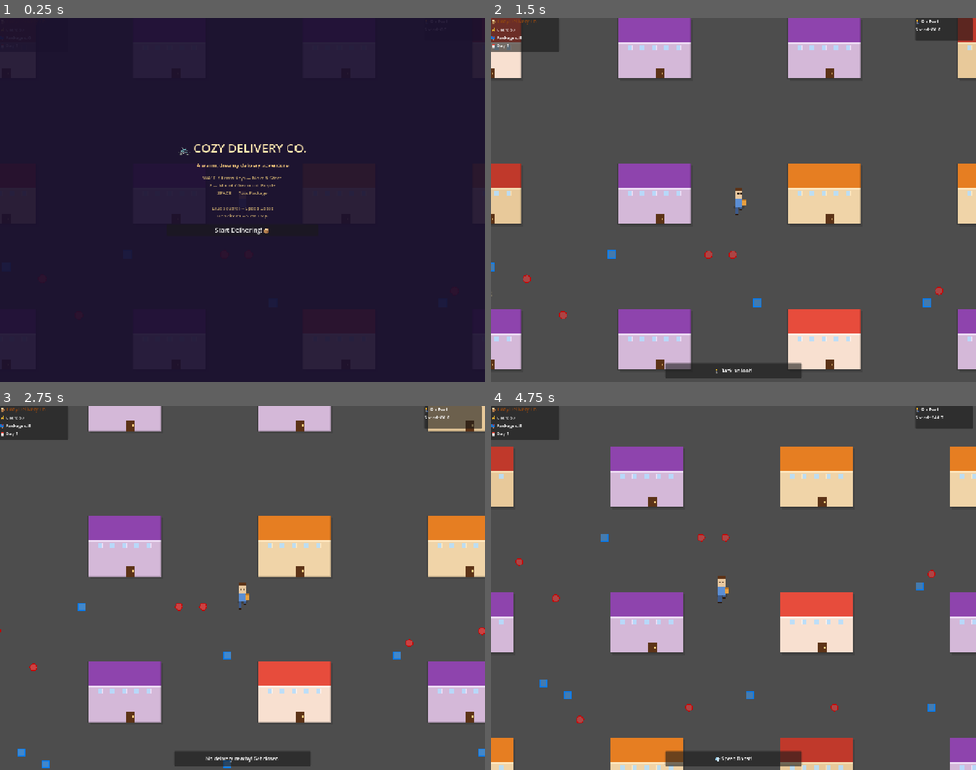
Above: before the commit, frames 1-4 (two rows, left to right).
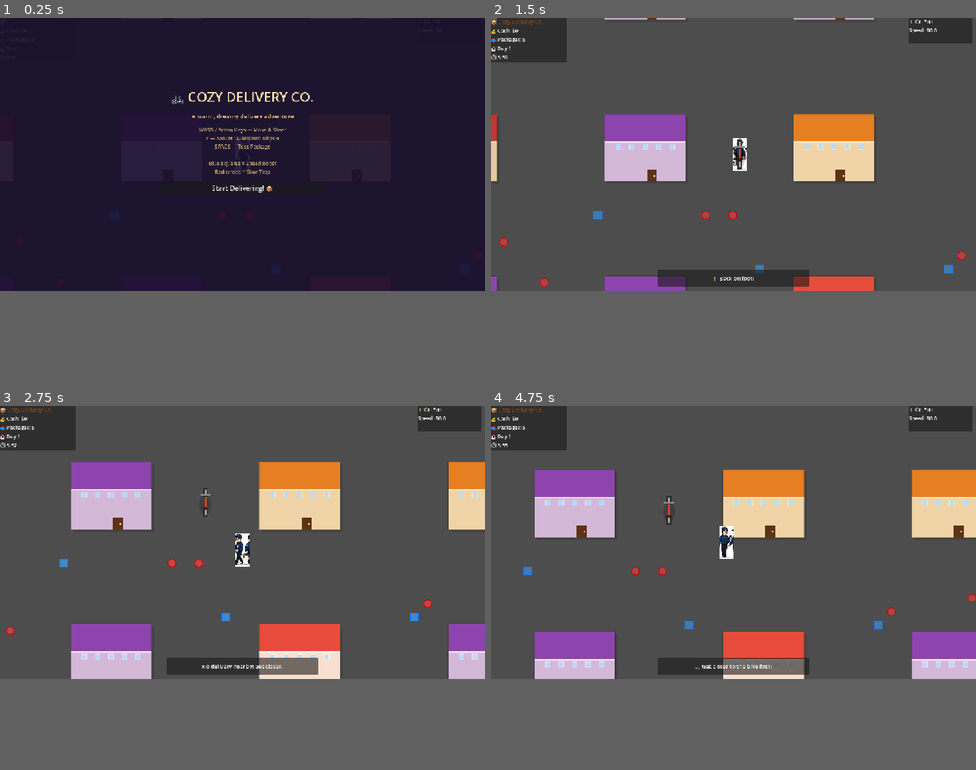
Above: after the commit, the same moments.

Repository: cursemonkey/specialdelivery
Game: Godot game, scene res://scenes/Main.tscn
Two runs of this game, one before a commit and one after it. Both use one fixed random seed, a clock stepped at 60 frames per second and the inputs below.
Inputs:
- Up to frame 1 (0.25 s): no input
- Up to frame 2 (1.5 s): click "Start Delivering! 📦" at 0.5 s; tap F (mount_bike) at 1.25 s; hold D (move_right) from 1.28 s (still down); hold F (mount_bike) from 1.28 s (still down)
- Up to frame 3 (2.75 s): release D (move_right) at 2.03 s; release F (mount_bike) at 2.03 s; hold S (move_down) from 2.03 s (still down); tap Space (throw_package) at 2.1 s
- Up to frame 4 (4.75 s): release S (move_down) at 2.78 s; hold D (move_right) 2.78-3.53 s; hold F (mount_bike) 2.78-3.53 s; hold W (move_up) 3.53-4.28 s; tap Space (throw_package) at 3.6 s; hold A (move_left) from 4.28 s (still down); hold F (mount_bike) from 4.28 s (still down)
In our replay, the window is 800x600 before the commit and 800x450 after it. These sizes can differ from the game's own. Grey fills any space a smaller window leaves; there, only what the larger window draws over its background counts as a difference.

The runs differ from the first frame. In frame 1, 1.7% of the frame differs, in the area x 32-68%, y 20-60%; in frame 2, 30%; in frame 3, 32%; in frame 4, 33%, in the area x 0-100%, y 0-100%.

Commit message:
Added player sprite, ESC key to quit

Diff:
--- a/project.godot
+++ b/project.godot
@@ -25,8 +25,7 @@
 
 [display]
 
-window/size/viewport_width=1280
-window/size/viewport_height=960
+window/size/mode=3
 window/stretch/mode="canvas_items"
 
 [input]
--- /dev/null
+++ b/scenes/Bike.tscn
@@ -0,0 +1,6 @@
+[gd_scene format=3 uid="uid://bike"]
+
+[ext_resource type="Script" path="res://scripts/ParkedBike.gd" id="1"]
+
+[node name="Bike" type="Node2D"]
+script = ExtResource("1")
--- a/scenes/HUD.tscn
+++ b/scenes/HUD.tscn
@@ -8,7 +8,7 @@
 [node name="Panel" type="PanelContainer" parent="."]
 anchors_preset = 0
 offset_right = 180
-offset_bottom = 90
+offset_bottom = 105
 
 [node name="VBox" type="VBoxContainer" parent="Panel"]
 layout_mode = 2
@@ -28,6 +28,10 @@
 
 [node name="DayLabel" type="Label" parent="Panel/VBox"]
 text = "📅 Day 1"
+theme_override_font_sizes/font_size = 12
+
+[node name="TimeLabel" type="Label" parent="Panel/VBox"]
+text = "⏱ 6:00"
 theme_override_font_sizes/font_size = 12
 
 [node name="StatusPanel" type="PanelContainer" parent="."]
@@ -67,7 +71,43 @@
 horizontal_alignment = 1
 theme_override_font_sizes/font_size = 13
 
+[node name="DayCompletePanel" type="PanelContainer" parent="."]
+anchor_left = 0.5
+anchor_top = 0.5
+anchor_right = 0.5
+anchor_bottom = 0.5
+offset_left = -160
+offset_top = -55
+offset_right = 160
+offset_bottom = 55
+visible = false
+
+[node name="VBox" type="VBoxContainer" parent="DayCompletePanel"]
+layout_mode = 2
+theme_override_constants/separation = 8
+
+[node name="BonusLabel" type="Label" parent="DayCompletePanel/VBox"]
+layout_mode = 2
+text = "🎉 All delivered!"
+horizontal_alignment = 1
+theme_override_font_sizes/font_size = 13
+
+[node name="ButtonRow" type="HBoxContainer" parent="DayCompletePanel/VBox"]
+layout_mode = 2
+alignment = 1
+theme_override_constants/separation = 12
+
+[node name="SkipButton" type="Button" parent="DayCompletePanel/VBox/ButtonRow"]
+text = "Next Day →"
+theme_override_font_sizes/font_size = 12
+
+[node name="ContinueButton" type="Button" parent="DayCompletePanel/VBox/ButtonRow"]
+text = "Keep Playing"
+theme_override_font_sizes/font_size = 12
+
 [node name="MessageTimer" type="Timer" parent="."]
 one_shot = true
 
 [connection signal="timeout" from="MessageTimer" to="." method="_on_msg_timer_timeout"]
+[connection signal="pressed" from="DayCompletePanel/VBox/ButtonRow/SkipButton" to="." method="_on_skip_day_pressed"]
+[connection signal="pressed" from="DayCompletePanel/VBox/ButtonRow/ContinueButton" to="." method="_on_continue_pressed"]
--- a/scenes/Main.tscn
+++ b/scenes/Main.tscn
@@ -9,6 +9,8 @@
 [node name="Main" type="Node2D" unique_id=5593507 groups=["main"]]
 script = ExtResource("1")
 
+[node name="CanvasModulate" type="CanvasModulate" parent="." unique_id=-447676240]
+
 [node name="WorldGenerator" parent="." unique_id=2012542759 instance=ExtResource("2")]
 
 [node name="Player" parent="." unique_id=1649275203 instance=ExtResource("3")]
--- a/scenes/Player.tscn
+++ b/scenes/Player.tscn
@@ -1,7 +1,7 @@
 [gd_scene format=3 uid="uid://player"]
 
 [ext_resource type="Script" uid="uid://dyjcr6yp52dwx" path="res://scripts/Player.gd" id="1"]
-[ext_resource type="Script" uid="uid://co48iy6ervflv" path="res://scripts/FootSprite.gd" id="2"]
+[ext_resource type="Texture2D" uid="uid://ve8d12sv14uo" path="res://assets/male_first_sprite.png" id="2"]
 [ext_resource type="Script" uid="uid://dokyyujq7ypuv" path="res://scripts/BikeSprite.gd" id="3"]
 
 [sub_resource type="CircleShape2D" id="1"]
@@ -10,8 +10,11 @@
 [node name="Player" type="CharacterBody2D" unique_id=846757585]
 script = ExtResource("1")
 
-[node name="FootSprite" type="Node2D" parent="." unique_id=2131376217]
-script = ExtResource("2")
+[node name="FootSprite" type="Sprite2D" parent="." unique_id=2131376217]
+scale = Vector2(0.3, 0.3)
+texture = ExtResource("2")
+region_enabled = true
+region_rect = Rect2(0, 0, 55.6, 130.8)
 
 [node name="BikeSprite" type="Node2D" parent="." unique_id=128394410]
 script = ExtResource("3")
--- a/scripts/GameManager.gd
+++ b/scripts/GameManager.gd
@@ -4,6 +4,7 @@
 var cash: int = 0
 var packages: int = 0
 var day: int = 1
+var day_cash: int = 0   # earnings this day only (used for end-of-day bonus)
 var total_targets: int = 0
 var delivered_count: int = 0
 
@@ -19,6 +20,7 @@
 
 func add_cash(amount: int) -> void:
 	cash += amount
+	day_cash += amount
 	cash_changed.emit(cash)
 
 func use_package() -> bool:
@@ -41,6 +43,7 @@
 
 func start_new_day(target_count: int) -> void:
 	day += 1
+	day_cash = 0
 	delivered_count = 0
 	total_targets = target_count
 	set_packages(target_count)
@@ -50,5 +53,6 @@
 	cash = 0
 	packages = 0
 	day = 1
+	day_cash = 0
 	total_targets = 0
 	delivered_count = 0
--- a/scripts/HUD.gd
+++ b/scripts/HUD.gd
@@ -1,14 +1,20 @@
 extends CanvasLayer
 ## HUD — listens to GameManager signals and updates labels/panels.
 
-@onready var cash_label    : Label = $Panel/VBox/CashLabel
-@onready var pkg_label     : Label = $Panel/VBox/PackageLabel
-@onready var day_label     : Label = $Panel/VBox/DayLabel
-@onready var mode_label    : Label = $StatusPanel/VBox/ModeLabel
-@onready var speed_label   : Label = $StatusPanel/VBox/SpeedLabel
-@onready var msg_label     : Label = $MessageBox/MsgLabel
-@onready var msg_box       : PanelContainer = $MessageBox
-@onready var msg_timer     : Timer = $MessageTimer
+@onready var cash_label         : Label          = $Panel/VBox/CashLabel
+@onready var pkg_label          : Label          = $Panel/VBox/PackageLabel
+@onready var day_label          : Label          = $Panel/VBox/DayLabel
+@onready var time_label         : Label          = $Panel/VBox/TimeLabel
+@onready var mode_label         : Label          = $StatusPanel/VBox/ModeLabel
+@onready var speed_label        : Label          = $StatusPanel/VBox/SpeedLabel
+@onready var msg_label          : Label          = $MessageBox/MsgLabel
+@onready var msg_box            : PanelContainer = $MessageBox
+@onready var msg_timer          : Timer          = $MessageTimer
+@onready var day_complete_panel : PanelContainer = $DayCompletePanel
+@onready var bonus_label        : Label          = $DayCompletePanel/VBox/BonusLabel
+
+signal skip_day_pressed()
+signal continue_playing_pressed()
 
 var _player : CharacterBody2D = null
 
@@ -17,7 +23,8 @@
 	GameManager.packages_changed.connect(_on_packages_changed)
 	GameManager.day_changed.connect(_on_day_changed)
 	GameManager.message_requested.connect(show_message)
-	msg_box.visible = false
+	msg_box.visible          = false
+	day_complete_panel.visible = false
 	_refresh()
 
 func set_player(p: CharacterBody2D) -> void:
@@ -32,9 +39,22 @@
 	speed_label.text = "Speed: %.1f" % spd
 
 func _refresh() -> void:
-	cash_label.text = "💰 Cash: $%d" % GameManager.cash
-	pkg_label.text  = "📫 Packages: %d" % GameManager.packages
-	day_label.text  = "📅 Day %d" % GameManager.day
+	cash_label.text  = "💰 Cash: $%d" % GameManager.cash
+	pkg_label.text   = "📫 Packages: %d" % GameManager.packages
+	day_label.text   = "📅 Day %d" % GameManager.day
+	time_label.text  = "⏱ 6:00"
+
+func update_timer(remaining: float) -> void:
+	var m := int(remaining) / 60
+	var s := int(remaining) % 60
+	time_label.text = "⏱ %d:%02d" % [m, s]
+
+func show_day_complete_prompt(bonus: int) -> void:
+	bonus_label.text = "🎉 All delivered! +$%d bonus!" % bonus
+	day_complete_panel.visible = true
+
+func hide_day_complete_prompt() -> void:
+	day_complete_panel.visible = false
 
 func _on_cash_changed(v: int)     -> void: cash_label.text = "💰 Cash: $%d" % v
 func _on_packages_changed(v: int) -> void: pkg_label.text  = "📫 Packages: %d" % v
@@ -48,3 +68,9 @@
 
 func _on_msg_timer_timeout() -> void:
 	msg_box.visible = false
+
+func _on_skip_day_pressed() -> void:
+	skip_day_pressed.emit()
+
+func _on_continue_pressed() -> void:
+	continue_playing_pressed.emit()
--- a/scripts/Main.gd
+++ b/scripts/Main.gd
@@ -1,60 +1,137 @@
 extends Node2D
 ## Main — wires player, world, HUD, camera, and day cycle together.
 
-const TILE          := 16
-const START_COL     := 36
-const START_ROW     := 28
+const TILE            := 16
+const START_COL       := 36
+const START_ROW       := 28
 const TARGETS_PER_DAY := 5
+const DAY_DURATION    := 360.0   # 6 minutes in seconds
 
-@onready var world   : Node2D          = $WorldGenerator
-@onready var player  : CharacterBody2D = $Player
-@onready var camera  : Camera2D        = $Player/Camera2D
-@onready var hud     : CanvasLayer     = $HUD
-@onready var title   : CanvasLayer     = $TitleScreen
+const BikeScene := preload("res://scenes/Bike.tscn")
+
+@onready var world  : Node2D          = $WorldGenerator
+@onready var player : CharacterBody2D = $Player
+@onready var camera : Camera2D        = $Player/Camera2D
+@onready var hud    : CanvasLayer     = $HUD
+@onready var title  : CanvasLayer     = $TitleScreen
+@onready var sky    : CanvasModulate  = $CanvasModulate
 
 var _current_targets : Array = []
+var _day_timer       := 0.0
+var _day_running     := false
+var _bonus_paid      := false   # prevent double bonus if signal fires twice
+var _world_bike      : Node2D = null
 
 func _ready() -> void:
-	# Camera limits
 	camera.limit_left   = 0
 	camera.limit_top    = 0
 	camera.limit_right  = 80 * TILE
 	camera.limit_bottom = 60 * TILE
 
-	# Position player
 	player.global_position = Vector2(START_COL * TILE, START_ROW * TILE)
 
-	# Wire HUD
 	hud.set_player(player)
+	hud.skip_day_pressed.connect(_on_skip_day)
+	hud.continue_playing_pressed.connect(_on_continue_playing)
 
-	# Wire GameManager
 	GameManager.all_delivered.connect(_on_all_delivered)
 	GameManager.reset()
 
-	# Show title
 	title.show_title()
 
+func _unhandled_input(event: InputEvent) -> void:
+	if event.is_action_pressed("ui_cancel"):
+		get_tree().quit()
+
+func _process(delta: float) -> void:
+	if not _day_running:
+		return
+	_day_timer += delta
+	var remaining := maxf(DAY_DURATION - _day_timer, 0.0)
+	hud.update_timer(remaining)
+	_apply_sky_tint(_day_timer)
+	if _day_timer >= DAY_DURATION:
+		_day_running = false
+		_on_day_time_up()
+
+# ── Sky tint ───────────────────────────────────────────────
+func _apply_sky_tint(elapsed: float) -> void:
+	if elapsed >= 300.0:   # minute 5 → night (blue)
+		var t: float = clamp((elapsed - 300.0) / 60.0, 0.0, 1.0)
+		sky.color = Color(1.0, 0.65, 0.3).lerp(Color(0.35, 0.45, 0.85), t)
+	elif elapsed >= 240.0: # minute 4 → sunset (orange)
+		var t: float = clamp((elapsed - 240.0) / 60.0, 0.0, 1.0)
+		sky.color = Color(1.0, 1.0, 1.0).lerp(Color(1.0, 0.65, 0.3), t)
+	else:
+		sky.color = Color(1.0, 1.0, 1.0)
+
+# ── Game flow ──────────────────────────────────────────────
 func start_game() -> void:
 	title.hide_title()
 	_begin_day()
 
 func _begin_day() -> void:
 	_current_targets = world.select_targets(TARGETS_PER_DAY)
-	# Feed target list to player for throw detection
 	player.delivery_targets = _current_targets
-	GameManager.start_new_day(_current_targets.size()) if GameManager.day > 1  else _first_day_setup()
+	_day_timer  = 0.0
+	_day_running = true
+	_bonus_paid  = false
+	sky.color    = Color(1.0, 1.0, 1.0)
+
+	if GameManager.day > 1:
+		GameManager.start_new_day(_current_targets.size())
+	else:
+		_first_day_setup()
+
+	_spawn_bike()
+
 	GameManager.show_message(
 		"☀️ Day %d! Deliver %d packages. Press F for bicycle, SPACE to toss!"
 		% [GameManager.day, _current_targets.size()]
 	)
 
+func _spawn_bike() -> void:
+	if _world_bike != null:
+		_world_bike.queue_free()
+	player.force_dismount()
+	_world_bike = BikeScene.instantiate()
+	add_child(_world_bike)
+	_world_bike.global_position = player.global_position + Vector2(3 * TILE, 0)
+	player.world_bike = _world_bike
+
 func _first_day_setup() -> void:
-	GameManager.total_targets  = _current_targets.size()
+	GameManager.total_targets   = _current_targets.size()
 	GameManager.delivered_count = 0
+	GameManager.day_cash        = 0
 	GameManager.set_packages(_current_targets.size())
 
+# ── Delivery complete (early) ──────────────────────────────
 func _on_all_delivered() -> void:
-	GameManager.show_message("🎉 All delivered! Next day starting…")
+	if not _day_running or _bonus_paid:
+		return
+	_bonus_paid = true
+	var bonus := int(GameManager.day_cash * 0.25)
+	GameManager.add_cash(bonus)
+	hud.show_day_complete_prompt(bonus)
+
+# ── Prompt responses ───────────────────────────────────────
+func _on_skip_day() -> void:
+	_day_running = false
+	hud.hide_day_complete_prompt()
+	hud.update_timer(0.0)
+	await get_tree().create_timer(0.3).timeout
+	world._scatter_pickups()
+	_begin_day()
+
+func _on_continue_playing() -> void:
+	hud.hide_day_complete_prompt()
+	GameManager.show_message("🌇 Keep exploring! Next day starts when time runs out.")
+
+# ── Timer expired ──────────────────────────────────────────
+func _on_day_time_up() -> void:
+	hud.hide_day_complete_prompt()
+	hud.update_timer(0.0)
+	GameManager.show_message("⏰ Day %d over! Starting next day…" % GameManager.day)
 	await get_tree().create_timer(2.5).timeout
 	world._scatter_pickups()
 	_begin_day()
--- /dev/null
+++ b/scripts/ParkedBike.gd
@@ -0,0 +1,35 @@
+extends Node2D
+## Draws a parked bicycle in the world (no rider).
+
+func _ready() -> void:
+	queue_redraw()
+
+func _process(_delta: float) -> void:
+	queue_redraw()
+
+func _draw() -> void:
+	_draw_ellipse(Vector2(0, 2), Vector2(7, 13), Color(0, 0, 0, 0.18))
+
+	# Back wheel
+	draw_rect(Rect2(-3, 7, 6, 10), Color("#2c2c2c"))
+	draw_rect(Rect2(-1, 9, 2, 6), Color("#aaaaaa"))
+
+	# Front wheel
+	draw_rect(Rect2(-3, -17, 6, 10), Color("#2c2c2c"))
+	draw_rect(Rect2(-1, -15, 2, 6), Color("#aaaaaa"))
+
+	# Frame
+	draw_rect(Rect2(-1, -7, 2, 14), Color("#e04020"))
+
+	# Handlebars
+	draw_rect(Rect2(-6, -10, 12, 2), Color("#888888"))
+
+	# Seat
+	draw_rect(Rect2(-3, 5, 6, 3), Color("#3c1a0a"))
+
+func _draw_ellipse(center: Vector2, radii: Vector2, color: Color) -> void:
+	var pts := PackedVector2Array()
+	for i in 32:
+		var a := TAU * i / 32.0
+		pts.append(center + Vector2(cos(a) * radii.x, sin(a) * radii.y))
+	draw_colored_polygon(pts, color)
--- a/scripts/Player.gd
+++ b/scripts/Player.gd
@@ -3,7 +3,7 @@
 # ── Constants ──────────────────────────────────────────────
 const TILE_SIZE       := 16
 const FOOT_SPEED      := 80.0
-const BIKE_MAX_SPEED  := 160.0
+const BIKE_MAX_SPEED  := 128.0
 const BIKE_ACCEL      := 5.0
 const BIKE_FRICTION   := 0.90
 const BIKE_TURN_SPEED := 1.8   # radians/sec (speed-scaled)
@@ -12,6 +12,7 @@
 const BOOST_DURATION  := 1.5
 const SLOW_DURATION   := 1.0
 const THROW_RANGE     := 5 * TILE_SIZE   # pixel range for toss
+const BIKE_MOUNT_RANGE := 3 * TILE_SIZE  # how close player must be to mount
 
 # ── State ──────────────────────────────────────────────────
 var on_bike       := false
@@ -26,15 +27,16 @@
 var walk_timer    := 0.0
 
 # ── References ─────────────────────────────────────────────
-@onready var foot_sprite  : Node2D = $FootSprite
+@onready var foot_sprite  : Sprite2D = $FootSprite
 @onready var bike_sprite  : Node2D = $BikeSprite
 @onready var anim_player  : AnimationPlayer = $AnimationPlayer
 @onready var boost_aura   : Node2D = $BoostAura
 @onready var slow_aura    : Node2D = $SlowAura
 @onready var throw_marker : Node2D = $ThrowMarker
 
-# Reference set from World
+# References set from Main
 var delivery_targets : Array = []
+var world_bike       : Node2D = null
 
 # ── Signals ────────────────────────────────────────────────
 signal mounted_bike()
@@ -62,17 +64,41 @@
 
 # ── Mode switching ─────────────────────────────────────────
 func _toggle_bike() -> void:
-	on_bike = !on_bike
 	if on_bike:
+		_dismount()
+	else:
+		_try_mount()
+
+func _try_mount() -> void:
+	if world_bike == null or not world_bike.visible:
+		GameManager.show_message("No bike nearby!")
+		return
+	if global_position.distance_to(world_bike.global_position) > BIKE_MOUNT_RANGE:
+		GameManager.show_message("🚲 Get closer to the bike first!")
+		return
+	on_bike = true
+	bike_speed = 0.0
+	bike_angle = velocity.angle() if velocity.length() > 10 else -PI / 2.0
+	world_bike.visible = false
+	_set_mode(true)
+	mounted_bike.emit()
+	GameManager.show_message("🚲 Hopped on the bicycle!")
+
+func _dismount() -> void:
+	on_bike = false
+	bike_speed = 0.0
+	if world_bike != null:
+		world_bike.global_position = global_position + Vector2(TILE_SIZE, 0)
+		world_bike.visible = true
+	_set_mode(false)
+	dismounted_bike.emit()
+	GameManager.show_message("🚶 Back on foot!")
+
+func force_dismount() -> void:
+	if on_bike:
+		on_bike = false
 		bike_speed = 0.0
-		bike_angle = velocity.angle() if velocity.length() > 10 else -PI / 2.0
-		mounted_bike.emit()
-		GameManager.show_message("🚲 Hopped on the bicycle!")
-	else:
-		bike_speed = 0.0
-		dismounted_bike.emit()
-		GameManager.show_message("🚶 Back on foot!")
-	_set_mode(on_bike)
+		_set_mode(false)
 
 func _set_mode(biking: bool) -> void:
 	foot_sprite.visible = !biking
@@ -89,13 +115,13 @@
 		walk_timer += delta
 		if walk_timer >= 0.15:
 			walk_timer = 0.0
-			walk_frame = (walk_frame + 1) % 4
+			walk_frame = (walk_frame + 1) % 6
 	else:
 		walk_timer = 0.0
 		walk_frame = 0
 
-	foot_sprite.rotation = 0.0
-	_update_foot_visual()
+	foot_sprite.flip_h = facing.x < 0
+	foot_sprite.region_rect = Rect2(walk_frame * 56, 0, 56, 130)
 
 # ── Bike movement ──────────────────────────────────────────
 func _process_bike(delta: float) -> void:
@@ -120,7 +146,7 @@
 			bike_speed = 0.0
 
 	if abs(bike_speed) > 2.0:
-		var turn_factor: int = clamp(abs(bike_speed) / BIKE_MAX_SPEED, 0.3, 1.0)
+		var turn_factor: float = clamp(abs(bike_speed) / BIKE_MAX_SPEED, 0.3, 1.0)
 		bike_angle += turn_input * BIKE_TURN_SPEED * turn_factor * sign(bike_speed) * delta
 
 	velocity = Vector2(cos(bike_angle), sin(bike_angle)) * bike_speed
@@ -184,8 +210,3 @@
 	if Input.is_action_pressed("move_left"):  d.x -= 1
 	if Input.is_action_pressed("move_right"): d.x += 1
 	return d.normalized()
-
-func _update_foot_visual() -> void:
-	# Flip / frame index passed to custom draw on FootSprite
-	if foot_sprite.has_method("set_facing"):
-		foot_sprite.set_facing(facing, walk_frame)
Binary file added: assets/male_first_sprite.JPEG
Not shown, added: assets/male_first_sprite.JPEG.import
Binary file added: assets/male_first_sprite.png
Not shown, added: assets/male_first_sprite.png.import
Not shown, added: scripts/ParkedBike.gd.uid
